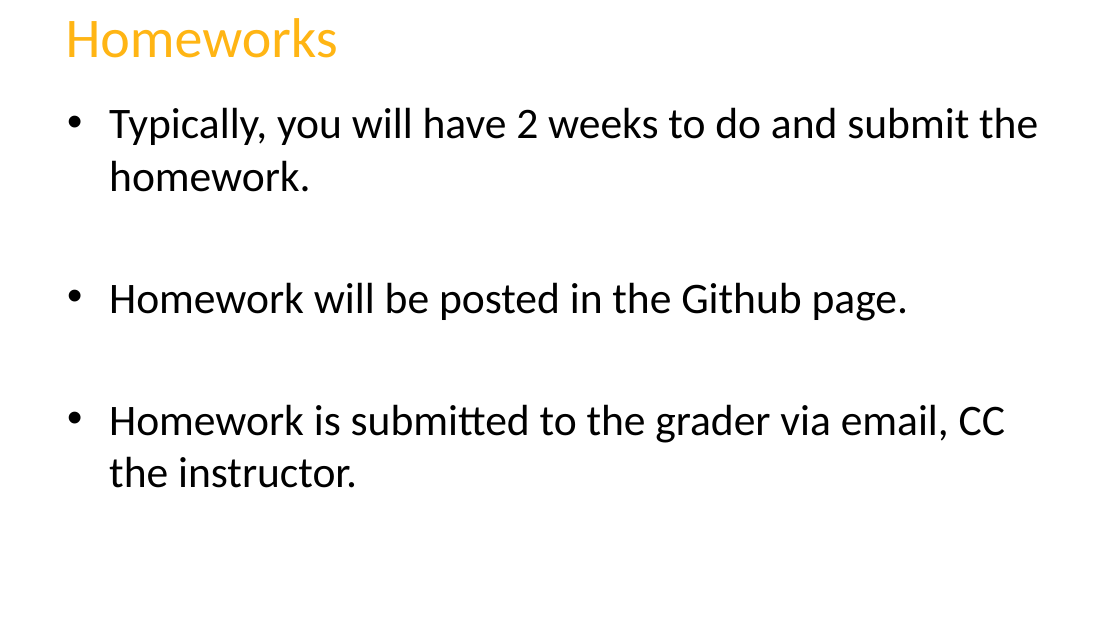
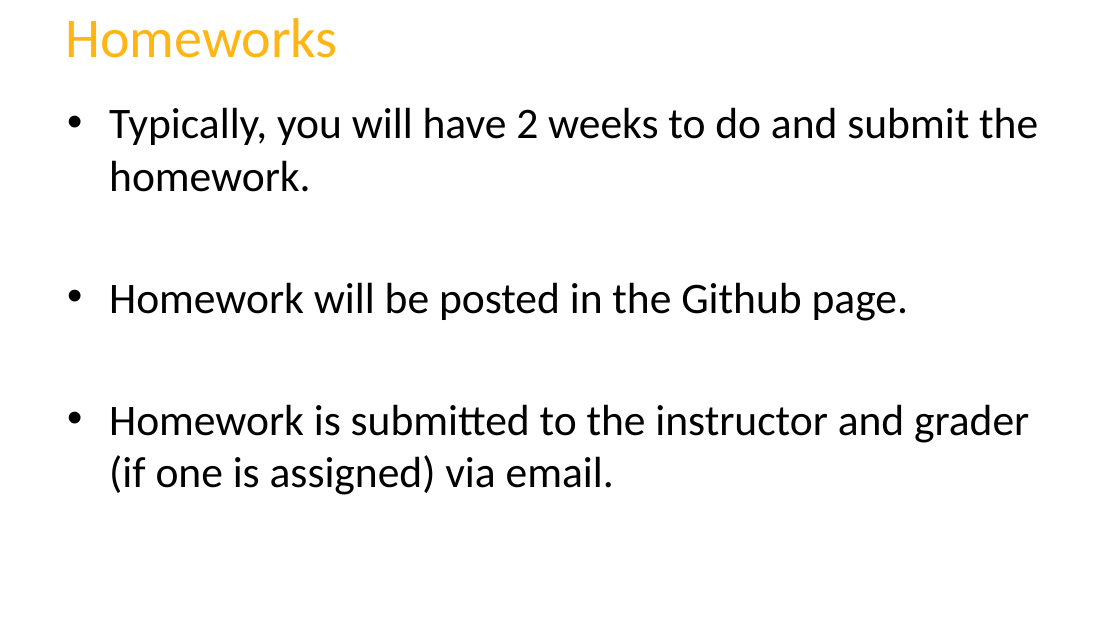
Before and after one commit to fgonzaleumbc/DATA601, a slide deck: slide 7 of Lecture01/1_Class_Logistics.pptx. Drawn at 1120x630 pixels with LibreOffice and Linux fonts; fonts in the diff are those of the drawing; background and template pictures are left out. Boxes give left, top, right and bottom in pixels: in the first picture for what was removed or moved away, otherwise in the second. Text is boxed around its words. In the diff, an @@ line names an element or a change of style, - is before the commit and + after.

```diff
--- a/Lecture01/1_Class_Logistics.pptx
+++ b/Lecture01/1_Class_Logistics.pptx
@@ text at bbox=[109, 404, 1029, 495]: text changed @@
-• Homework is submitted to the grader via email, CC the instructor.
+• Homework is submitted to the instructor and grader (if one is assigned) via email.
```
Also in this commit, not shown: 1 other slide changed, 3 other files.
